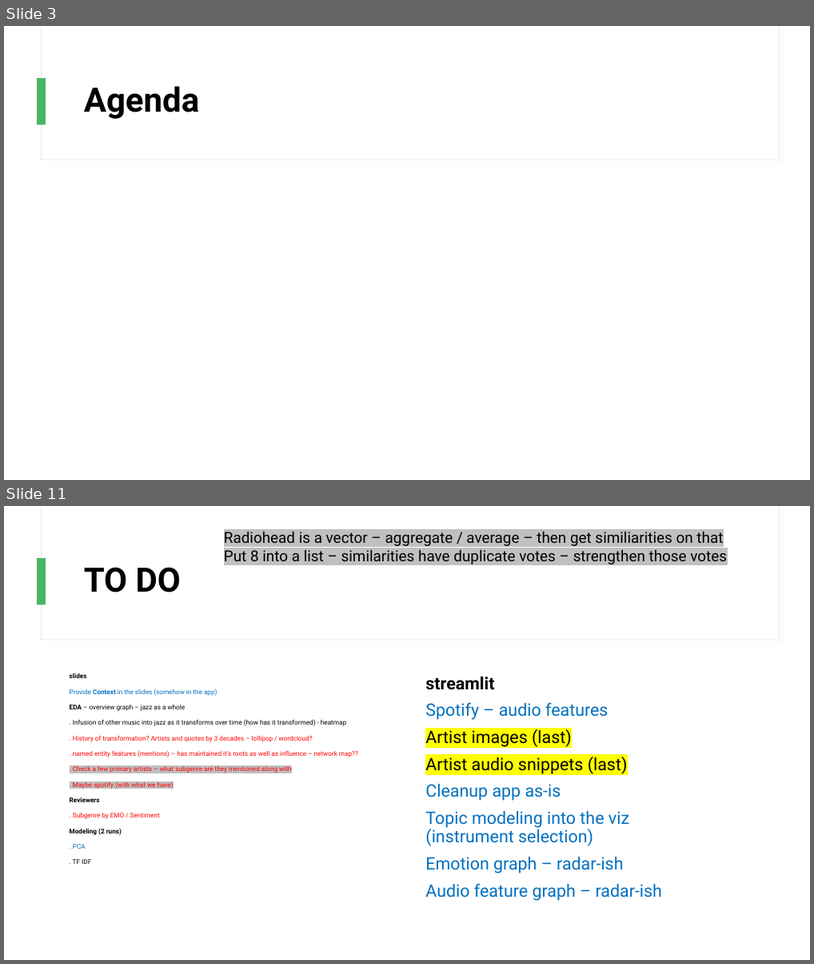
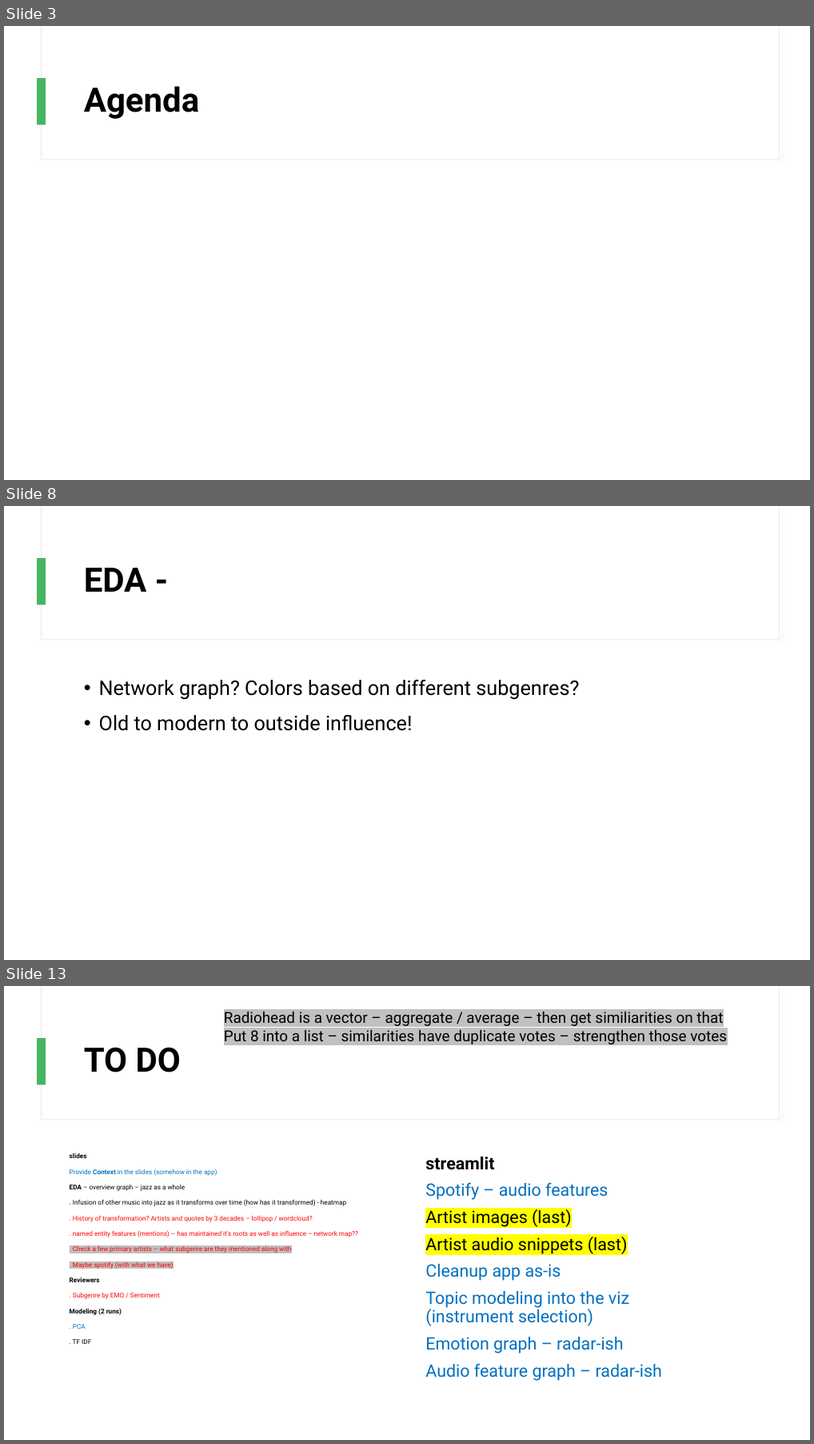
Before and after one commit to chan-chris/Metis_proj5, a slide deck: presentations/jazz_recs.pptx. Shown one above the other, each under a label of ours: slides 3 and 11 before the commit, slides 3, 8 and 13 after it; the slides between them are not shown. The pictures are 814x964 and 814x1444 pixels, drawn with LibreOffice and Linux fonts; fonts in the diff are those of the drawing. Boxes give left, top, right and bottom in pixels: in the first picture for what was removed or moved away, otherwise in the second. Text is boxed around its words. In the diff, an @@ line names an element or a change of style, - is before the commit and + after.

```diff
--- a/presentations/jazz_recs.pptx
+++ b/presentations/jazz_recs.pptx
@@ slide 8 added at bbox=[4, 506, 810, 960], background #FFFFFF; not listed: 3 template elements that a slide beside it also shows @@
@@ title added at bbox=[84, 568, 147, 592], 40 pt, text #000000, bold @@
+EDA -
@@ text added at bbox=[99, 680, 579, 731], 24 pt, text #000000 @@
+• Network graph? Colors based on different subgenres?
+• Old to modern to outside influence!
@@ what was slide 11 is now slide 13 @@
```
Also in this commit, not shown: 6 slides changed, 2 other slides added, 1 slide removed, 3 other files.
